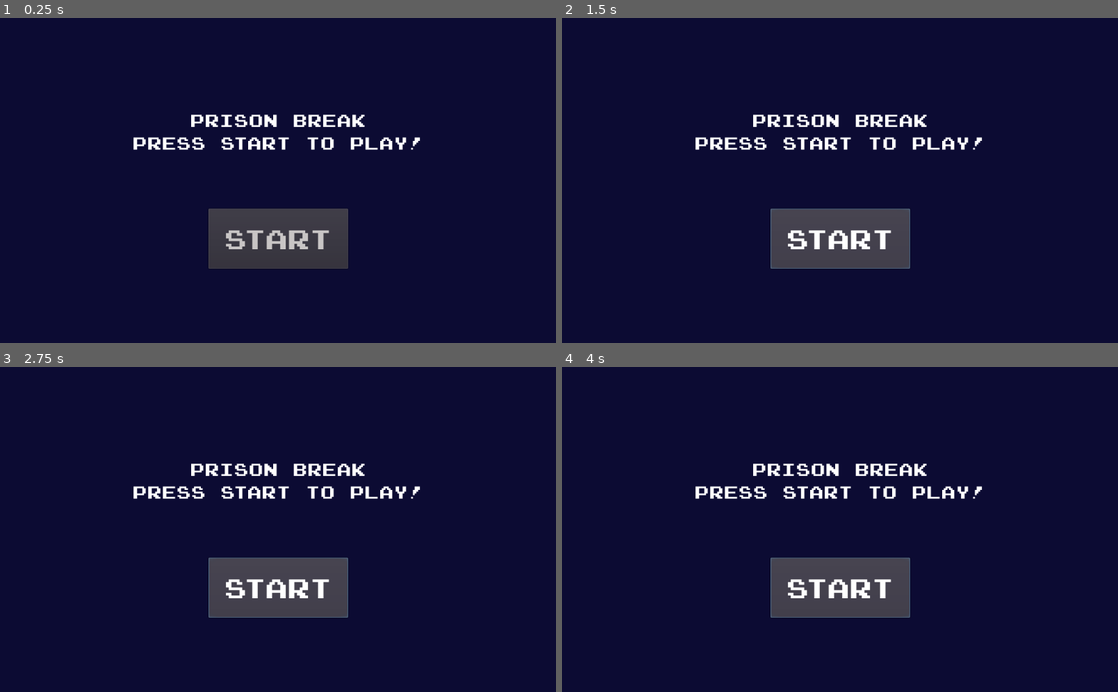
Above: before the commit, frames 1-4 (two rows, left to right).
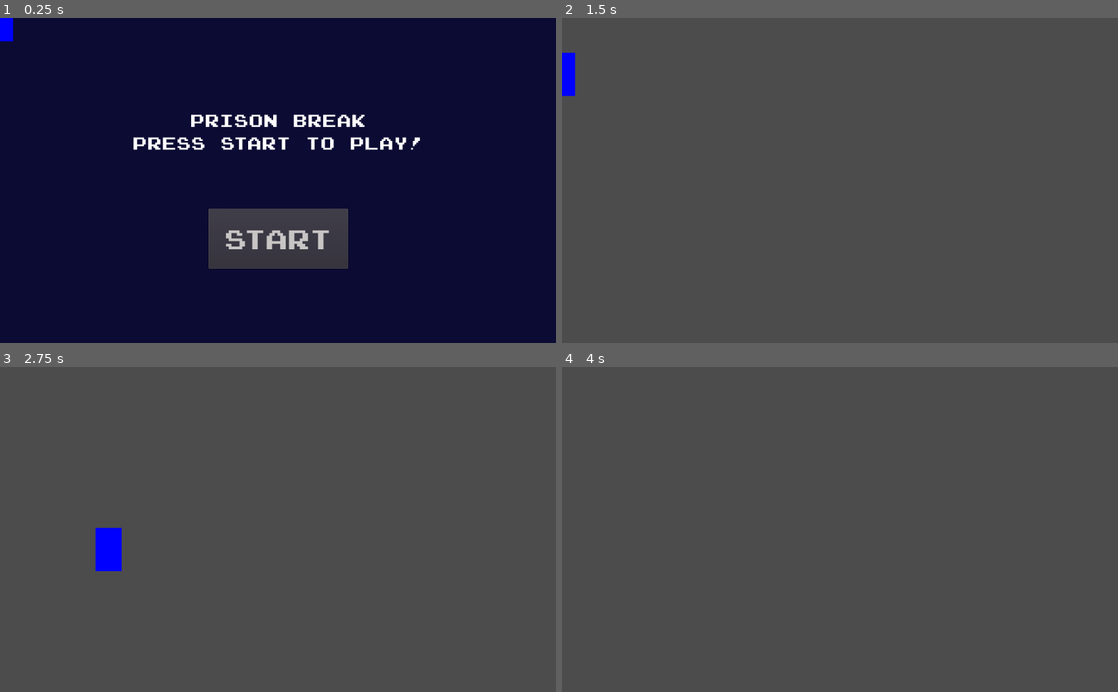
Above: after the commit, the same moments.

Repository: SanPug1/Prison-Break-Game
Game: Godot game, scene res://Everything.tscn
Same seed, same stepped clock (60 frames per second), same inputs: the game is played once before the commit and once after it.
Inputs (mouse positions are in pixels of both pictures, inside the frame that each line leads up to):
- Up to frame 1 (0.25 s): no input
- Up to frame 2 (1.5 s): click "Start" at 0.5 s; click (840, 239) at 1.25 s, where only the run before the commit has a clickable "Start"
- Up to frame 3 (2.75 s): tap Enter at 2 s; hold Right (player_right) from 2.03 s (still down)
- Up to frame 4 (4 s): tap Enter at 2.75, 3.5 s; release Right (player_right) at 2.78 s; hold Left (player_left) 2.78-3.53 s; hold Right (player_right) from 3.53 s (still down)

The runs differ from the first frame. In frame 1, 0.2% of the frame differs, in the area x 0-3%, y 0-8%; in frame 2, 96%, in the area x 0-100%, y 0-100%; in frame 3, 96%; in frame 4, 96%.

Commit message:
menu updates

Diff:
--- a/Everything.gd
+++ b/Everything.gd
@@ -1,9 +1,5 @@
 extends Node
 
-
-# Declare member variables here. Examples:
-# var a = 2
-# var b = "text"
 
 
 # Called when the node enters the scene tree for the first time.
--- a/Everything.tscn
+++ b/Everything.tscn
@@ -3,12 +3,13 @@
 [ext_resource path="res://Main Menu/Title Screen.tscn" type="PackedScene" id=1]
 [ext_resource path="res://Levels/Levels.tscn" type="PackedScene" id=2]
 [ext_resource path="res://Everything.gd" type="Script" id=3]
-[ext_resource path="res://Main Menu/Title Screen.gd" type="Script" id=4]
+[ext_resource path="res://Entities/Player.tscn" type="PackedScene" id=4]
 
 [node name="Everything" type="Node"]
 script = ExtResource( 3 )
 
-[node name="Title Screen" parent="." instance=ExtResource( 1 )]
-script = ExtResource( 4 )
+[node name="Title_Screen" parent="." instance=ExtResource( 1 )]
 
 [node name="Levels" parent="." instance=ExtResource( 2 )]
+
+[node name="Player" parent="." instance=ExtResource( 4 )]
--- a/Main Menu/Title Screen.gd
+++ b/Main Menu/Title Screen.gd
@@ -1,20 +1,13 @@
 extends Node
 
+var pressedbutton = false
 
-# Declare member variables here. Examples:
-# var a = 2
-# var b = "text"
-
-
-# Called when the node enters the scene tree for the first time.
 func _ready():
 	pass # Replace with function body.
 
 
-# Called every frame. 'delta' is the elapsed time since the previous frame.
-#func _process(delta):
-#	pass
-
-
 func _on_StartButton_button_up():
-	pass # Replace with function body.
+	$MessageLabel.hide()
+	$StartButton.hide()
+	$ColorRect.hide()
+	pressedbutton = true
--- a/Main Menu/Title Screen.tscn
+++ b/Main Menu/Title Screen.tscn
@@ -1,4 +1,6 @@
-[gd_scene load_steps=5 format=2]
+[gd_scene load_steps=6 format=2]
+
+[ext_resource path="res://Main Menu/Title Screen.gd" type="Script" id=1]
 
 [sub_resource type="DynamicFontData" id=1]
 font_path = "res://Fonts/joystix/joystix monospace.otf"
@@ -15,6 +17,7 @@
 font_data = SubResource( 3 )
 
 [node name="Title Screen" type="Node"]
+script = ExtResource( 1 )
 
 [node name="ColorRect" type="ColorRect" parent="."]
 anchor_right = 1.0
@@ -52,3 +55,5 @@
 Press Start to Play!"
 align = 1
 valign = 1
+
+[connection signal="button_up" from="StartButton" to="." method="_on_StartButton_button_up"]
